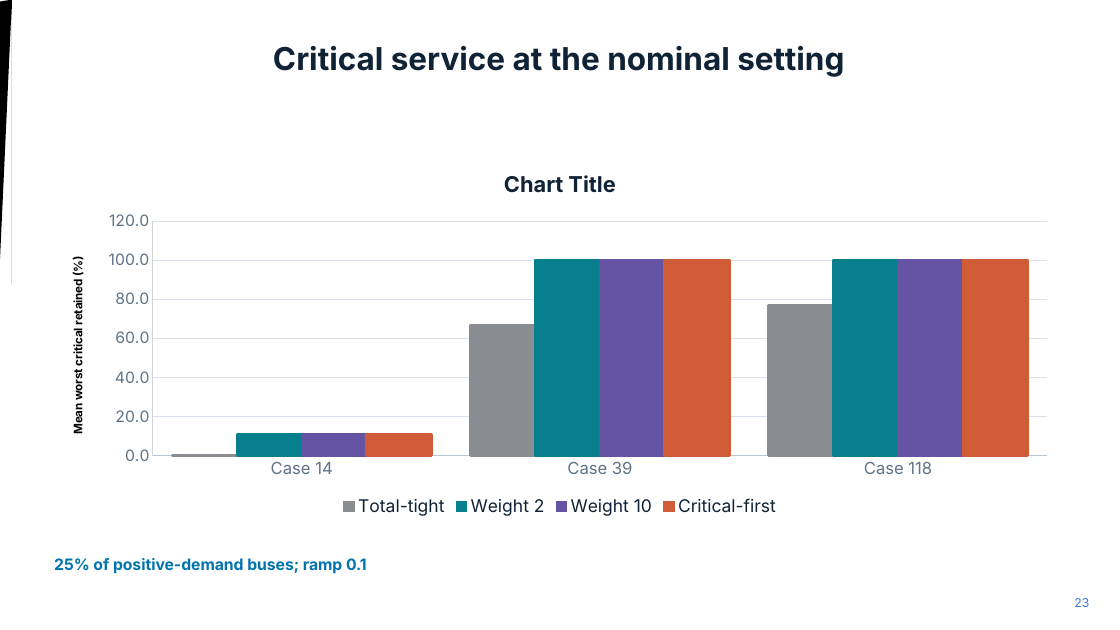
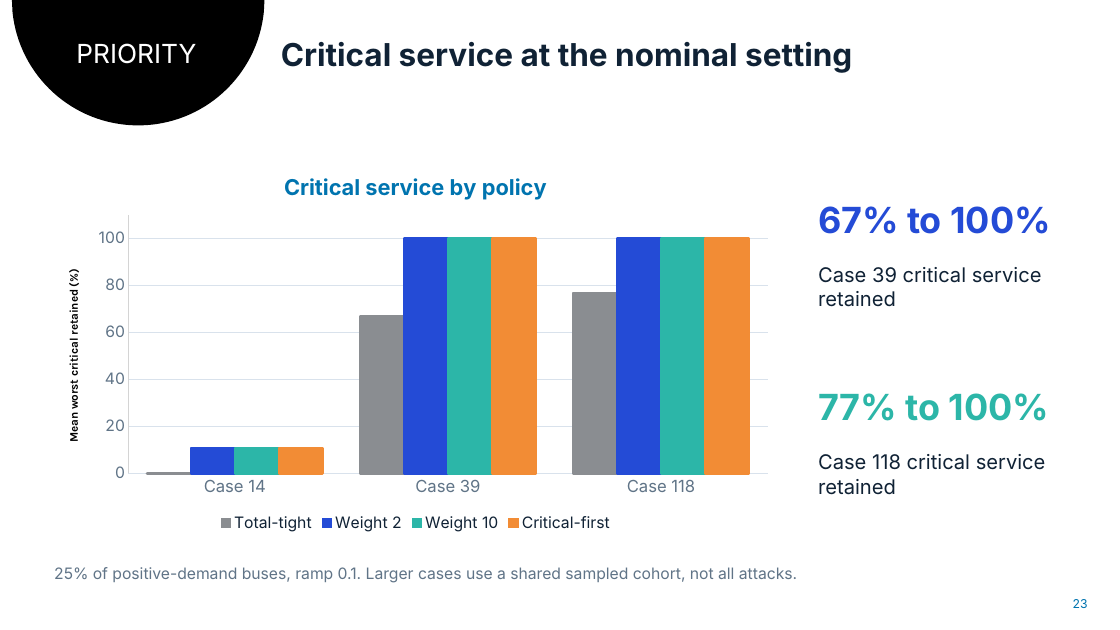
Before and after one commit to Adventurist2/CS637, a slide deck: slide 23 of group-sequin/output/presentation/SEQUIN_Original_Slides_With_Part2.pptx. Drawn at 1120x630 pixels with LibreOffice and Linux fonts; fonts in the diff are those of the drawing. Boxes give left, top, right and bottom in pixels: in the first picture for what was removed or moved away, otherwise in the second. Text is boxed around its words. In the diff, an @@ line names an element or a change of style, - is before the commit and + after.

```diff
--- a/group-sequin/output/presentation/SEQUIN_Original_Slides_With_Part2.pptx
+++ b/group-sequin/output/presentation/SEQUIN_Original_Slides_With_Part2.pptx
@@ text added at (76, 43, 196, 64), 22.5 pt, text #FFFFFF @@
+PRIORITY
@@ text "Critical service at the nominal ...": place and size @@
-text "Critical service at the nominal ..." at (273, 46, 844, 77)
+text "Critical service at the nominal ..." at (281, 42, 852, 73)
@@ column chart at (49, 155, 782, 535) @@
@@ title "Critical service by policy" added @@
@@ colour of Weight 2 #087F8C to #244BD6 @@
@@ colour of Weight 10 #6554A4 to #2CB6A8 @@
@@ colour of Critical-first #CF5C36 to #F28C35 @@
@@ legend changed @@
@@ category axis changed @@
@@ value axis changed @@
@@ bar spacing changed @@
@@ lettering changed @@
@@ column chart: place and size @@
-column chart at (52, 153, 1067, 521)
+column chart at (49, 155, 782, 535)
@@ text added at (818, 206, 1050, 234), 30.8 pt, text #244BD6, bold @@
+67% to 100%
@@ text added at (818, 267, 1042, 307), 17.2 pt, text #102235 @@
+Case 39 critical service retained
@@ text added at (818, 393, 1049, 421), 30.8 pt, text #2CB6A8, bold @@
+77% to 100%
@@ text added at (818, 454, 1046, 495), 17.2 pt, text #102235 @@
+Case 118 critical service retained
@@ text at (54, 567, 797, 583): text changed; text colour #0074AF to #607487; bold off @@
-25% of positive-demand buses; ramp 0.1
+25% of positive-demand buses, ramp 0.1. Larger cases use a shared sampled cohort, not all attacks.
@@ text "23" at (1073, 599, 1088, 608): text colour #3E7BE6 to #0074AF @@
```
Also in this commit, not shown: 14 other slides changed, 1 slide added, 1 slide removed, 13 other files.
